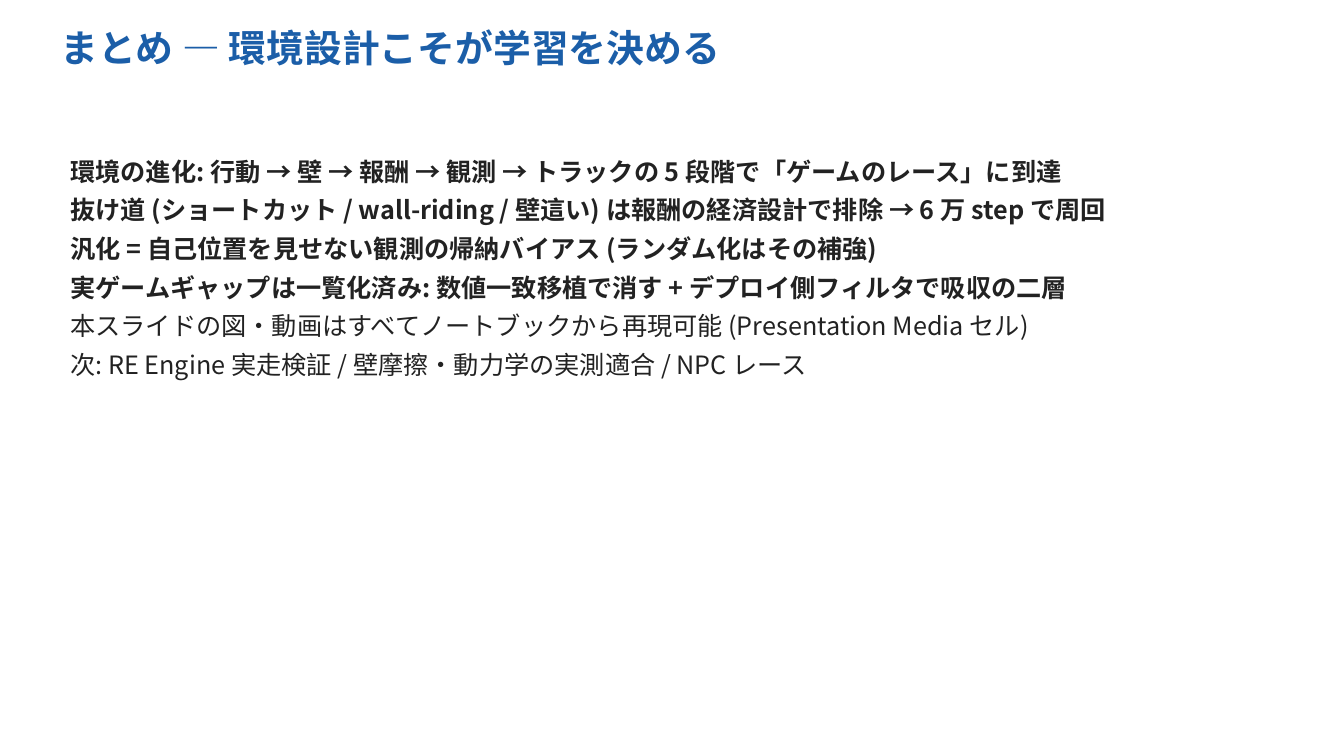
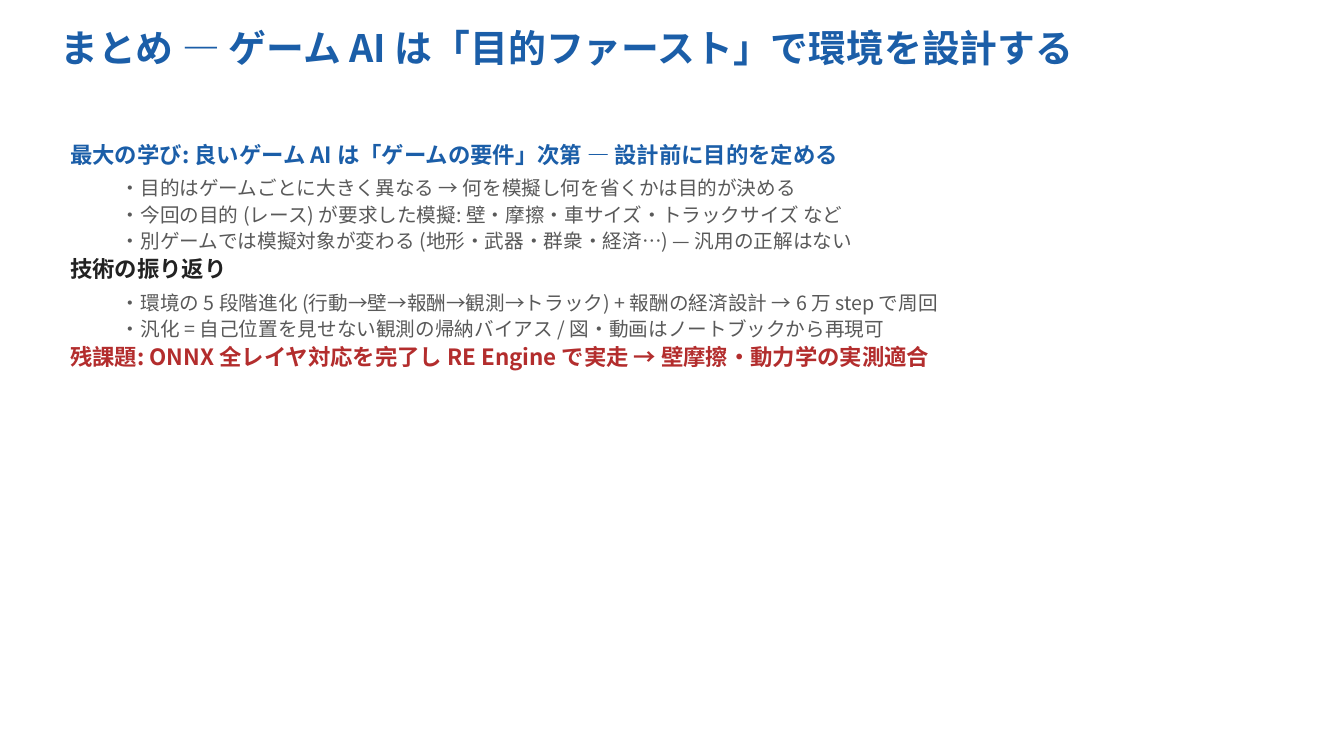
Before and after one commit to Evergarden0101/CircuitAgents, a slide deck: slide 23 of docs/CircuitAgents_intro_ja.pptx (slide 22 before the commit). Drawn at 1344x756 pixels with LibreOffice and Linux fonts; fonts in the diff are those of the drawing. Boxes give left, top, right and bottom in pixels: in the first picture for what was removed or moved away, otherwise in the second. Text is boxed around its words. In the diff, an @@ line names an element or a change of style, - is before the commit and + after.

```diff
--- a/docs/CircuitAgents_intro_ja.pptx
+++ b/docs/CircuitAgents_intro_ja.pptx
@@ text at <box>60,29,1074,66</box>: text changed @@
-まとめ — 環境設計こそが学習を決める
+まとめ — ゲーム AI は「目的ファースト」で環境を設計する
@@ text at <box>70,144,938,371</box>: text changed; size 18 to 14 pt; text colour #222222 to #595959; bold off @@
-環境の進化: 行動 → 壁 → 報酬 → 観測 → トラックの 5 段階で「ゲームのレース」に到達
-抜け道 (ショートカット / wall-riding / 壁這い) は報酬の経済設計で排除 → 6 万 step で周回
-汎化 = 自己位置を見せない観測の帰納バイアス (ランダム化はその補強)
-実ゲームギャップは一覧化済み: 数値一致移植で消す + デプロイ側フィルタで吸収の二層
-本スライドの図・動画はすべてノートブックから再現可能 (Presentation Media セル)
-次: RE Engine 実走検証 / 壁摩擦・動力学の実測適合 / NPC レース
+最大の学び: 良いゲーム AI は「ゲームの要件」次第 — 設計前に目的を定める
+  ・目的はゲームごとに大きく異なる → 何を模擬し何を省くかは目的が決める
+  ・今回の目的 (レース) が要求した模擬: 壁・摩擦・車サイズ・トラックサイズ など
+  ・別ゲームでは模擬対象が変わる (地形・武器・群衆・経済…) — 汎用の正解はない
+技術の振り返り
+  ・環境の 5 段階進化 (行動→壁→報酬→観測→トラック) + 報酬の経済設計 → 6 万 step で周回
+  ・汎化 = 自己位置を見せない観測の帰納バイアス / 図・動画はノートブックから再現可
+残課題: ONNX 全レイヤ対応を完了し RE Engine で実走 → 壁摩擦・動力学の実測適合
```
Also in this commit, not shown: 1 slide added, 1 other file.
